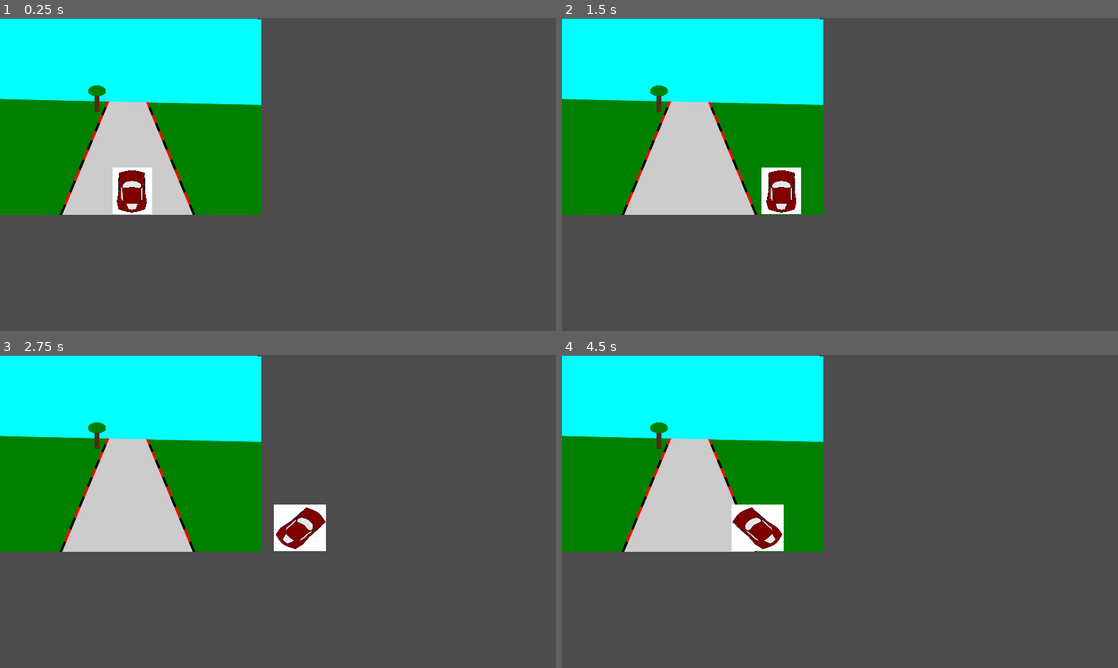
Above: before the commit, frames 1-4 (two rows, left to right).
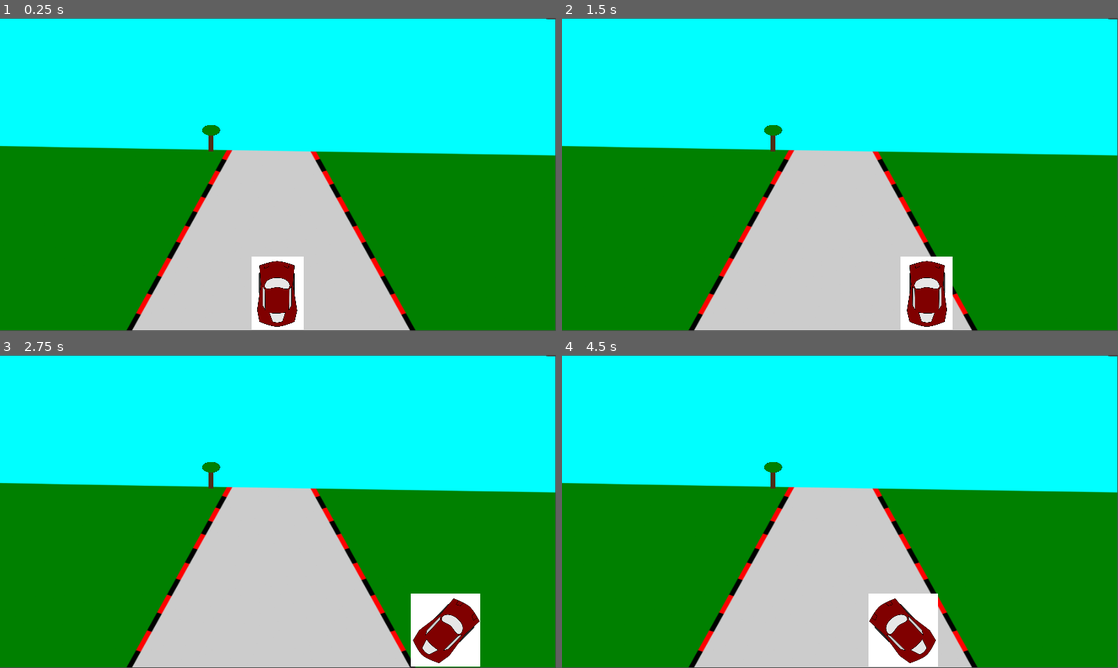
Above: after the commit, the same moments.

Repository: adambraude/LD47
Game: Godot game, scene res://Game.tscn
Same seed, same stepped clock (60 frames per second), same inputs: the game is played once before the commit and once after it. The project has no main scene, so this scene is started directly.
Inputs:
- Up to frame 1 (0.25 s): no input
- Up to frame 2 (1.5 s): tap Enter at 0.5 s; hold Right (ui_right) 0.53-1.28 s; hold Down (ui_down) from 1.28 s (still down)
- Up to frame 3 (2.75 s): tap Space at 2 s; release Down (ui_down) at 2.03 s; hold Right (ui_right) from 2.03 s (still down)
- Up to frame 4 (4.5 s): release Right (ui_right) at 2.78 s; hold Up (ui_up) 2.78-3.53 s; tap Enter at 3.5 s; hold Left (ui_left) from 3.53 s (still down)

The runs differ from the first frame. In frame 1, 83% of the frame differs, in the area x 0-100%, y 0-100%; in frame 2, 83%; in frame 3, 83%; in frame 4, 84%.

Commit message:
update for making the temp screen fill 1920*1080

Diff:
--- a/Game.tscn
+++ b/Game.tscn
@@ -20,7 +20,7 @@
 } ]
 
 [sub_resource type="RectangleShape2D" id=2]
-extents = Vector2( 76.9216, 40.2878 )
+extents = Vector2( 113.83, 62.9793 )
 
 [node name="Game" type="Node2D"]
 
@@ -29,31 +29,32 @@
 [node name="ParallaxLayer" type="ParallaxLayer" parent="Static Background"]
 
 [node name="Track" type="Sprite" parent="Static Background/ParallaxLayer"]
-position = Vector2( 451.241, 341.513 )
+position = Vector2( 959.222, 540.362 )
+scale = Vector2( 2.1251, 1.58744 )
 texture = ExtResource( 1 )
 
 [node name="Tree" type="Sprite" parent="Static Background/ParallaxLayer"]
-position = Vector2( 334.942, 278.589 )
+position = Vector2( 728.942, 414.589 )
 scale = Vector2( 0.402148, 0.241901 )
 texture = ExtResource( 5 )
 
 [node name="Player" type="Area2D" parent="."]
-position = Vector2( 344.71, 414.704 )
+position = Vector2( 816.71, 812.704 )
 script = ExtResource( 3 )
 __meta__ = {
 "_edit_group_": true
 }
 
 [node name="AnimatedSprite" type="AnimatedSprite" parent="Player"]
-position = Vector2( 114.047, 188.437 )
+position = Vector2( 144.759, 147.137 )
 rotation = -3.93931e-08
-scale = Vector2( 0.378268, 0.308907 )
+scale = Vector2( 0.504319, 0.48001 )
 frames = SubResource( 1 )
 animation = "Moving"
 offset = Vector2( -5.64526, -21.6229 )
 
 [node name="CollisionShape2D" type="CollisionShape2D" parent="Player"]
-position = Vector2( 111.118, 184.138 )
+position = Vector2( 138, 140 )
 rotation = -2.38488
 shape = SubResource( 2 )
 [connection signal="body_entered" from="Player" to="Player" method="_on_Player_body_entered"]
